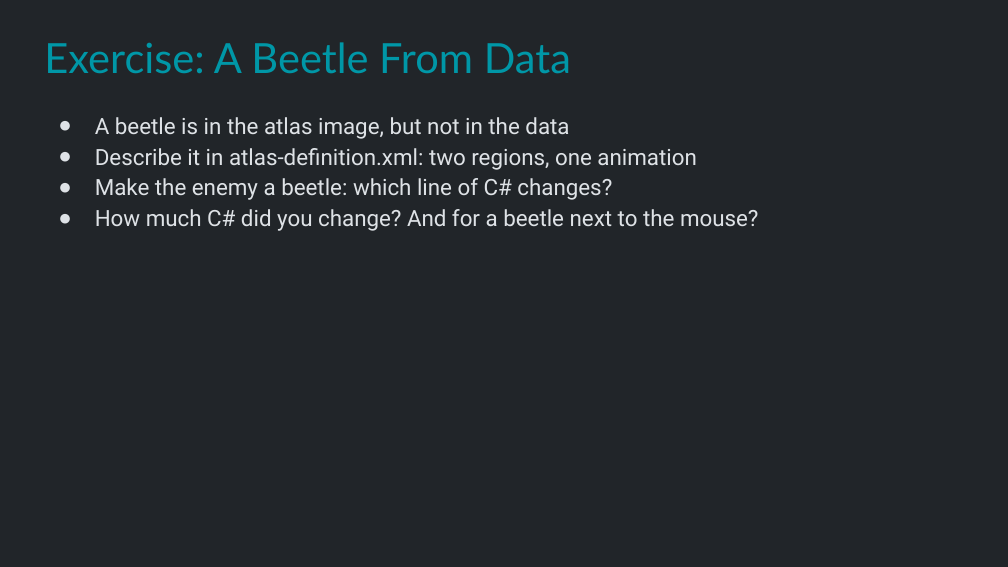
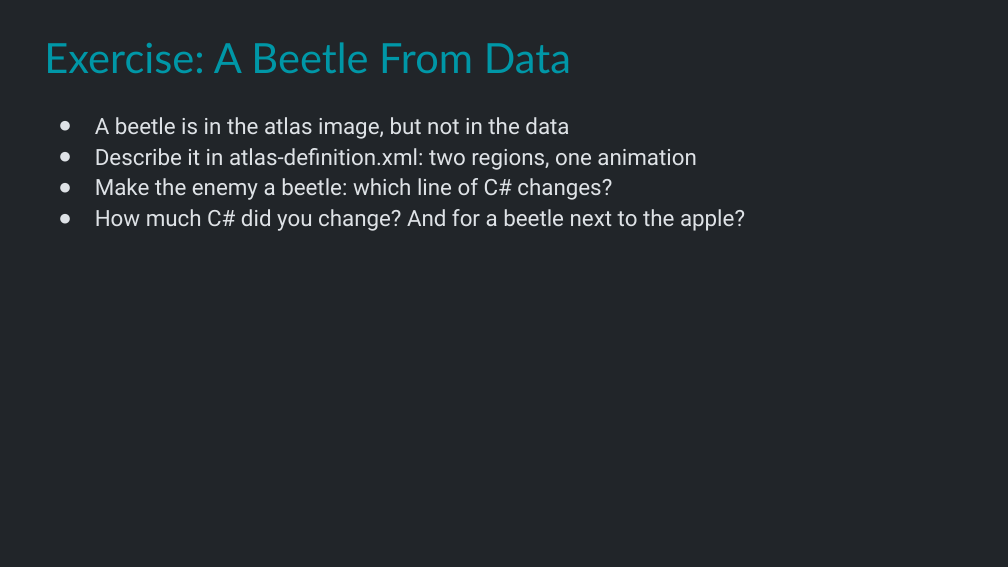
Before and after one commit to Metamate/gar, a slide deck: slide 36 of slides/03 Snake.pptx. Drawn at 1008x567 pixels with LibreOffice and Linux fonts; fonts in the diff are those of the drawing. Boxes give left, top, right and bottom in pixels: in the first picture for what was removed or moved away, otherwise in the second. Text is boxed around its words. In the diff, an @@ line names an element or a change of style, - is before the commit and + after.

```diff
--- a/slides/03 Snake.pptx
+++ b/slides/03 Snake.pptx
@@ text at box(95, 209, 745, 231): text changed @@
-● How much C# did you change? And for a beetle next to the mouse?
+● How much C# did you change? And for a beetle next to the apple?
```
Also in this commit, not shown: 5 other slides changed, 3 other files.
